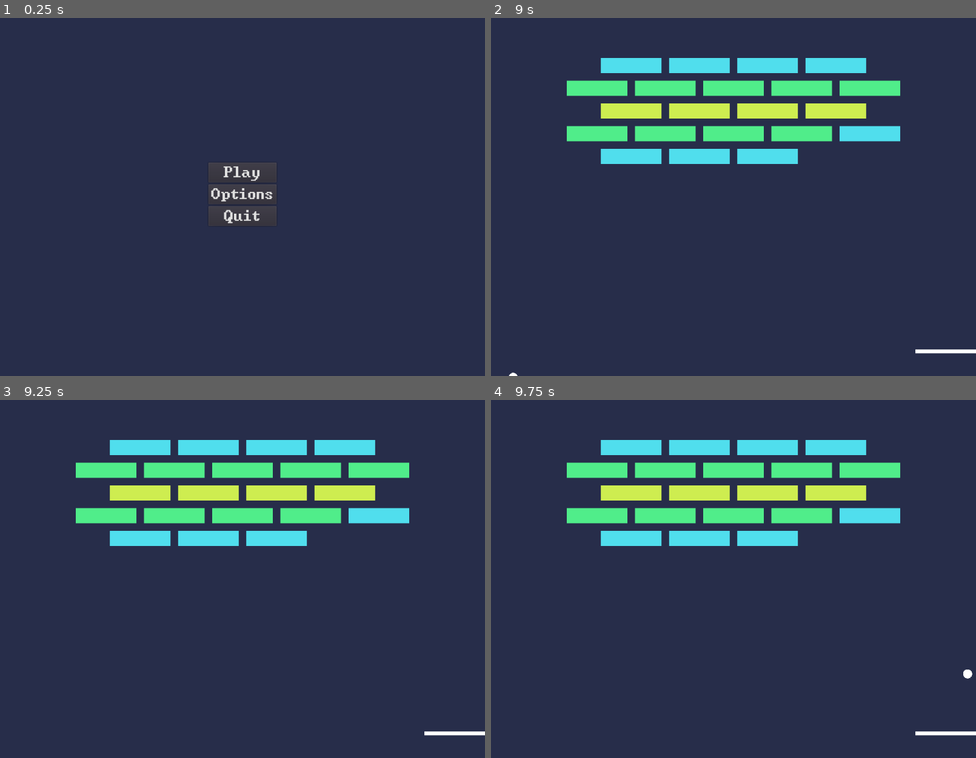
Above: before the commit, frames 1-4 (two rows, left to right).
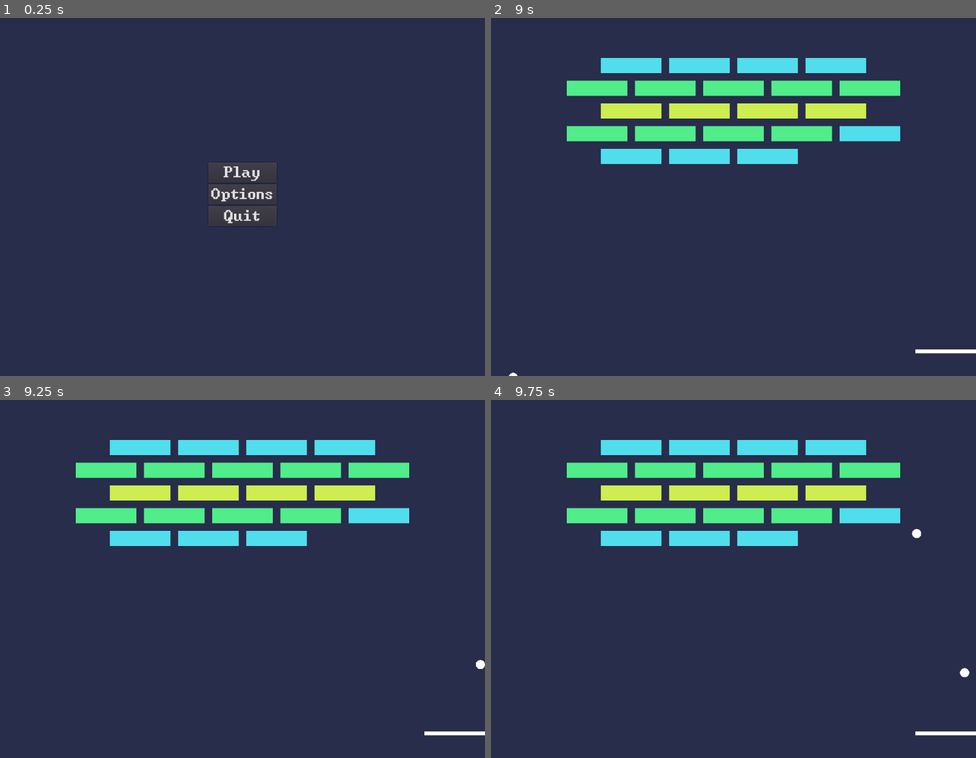
Above: after the commit, the same moments.

Repository: nbetts/MyBreakout
Game: Godot game, scene res://Game.tscn
Same seed, same stepped clock (60 frames per second), same inputs: the game is played once before the commit and once after it.
Inputs:
- Up to frame 1 (0.25 s): no input
- Up to frame 2 (9 s): click "Play" at 0.5 s; click "01" at 1.25 s; hold Right (ui_right) 2.03-2.78 s; hold Down (ui_down) 2.78-3.53 s; hold Right (ui_right) 3.53-5.03 s; hold Left (ui_left) 5.03-6.53 s; hold Down (ui_down) 6.53-7.28 s; tap Enter at 7.25 s; hold Right (ui_right) from 7.28 s (still down)
- Up to frame 3 (9.25 s): keep holding Right (ui_right)
- Up to frame 4 (9.75 s): tap Space at 9.5 s; release Right (ui_right) at 9.53 s; hold Down (ui_down) from 9.53 s (still down)

Frames 1-2 are identical in both runs. In frame 3, less than 0.1% of the frame differs, in the area x 98-100%, y 72-76%; in frame 4, less than 0.1%, in the area x 86-100%, y 36-78%.

Commit message:
fix ball not reloading

Diff:
--- a/entities/field/Field.gd
+++ b/entities/field/Field.gd
@@ -23,9 +23,9 @@
 
 
 func _on_Floor_body_entered(body):
-	if ballsInPlay > 1:
-		ballsInPlay -= 1
-	else:
+	ballsInPlay -= 1
+
+	if ballsInPlay <= 0:
 		place_ball()
 
 
